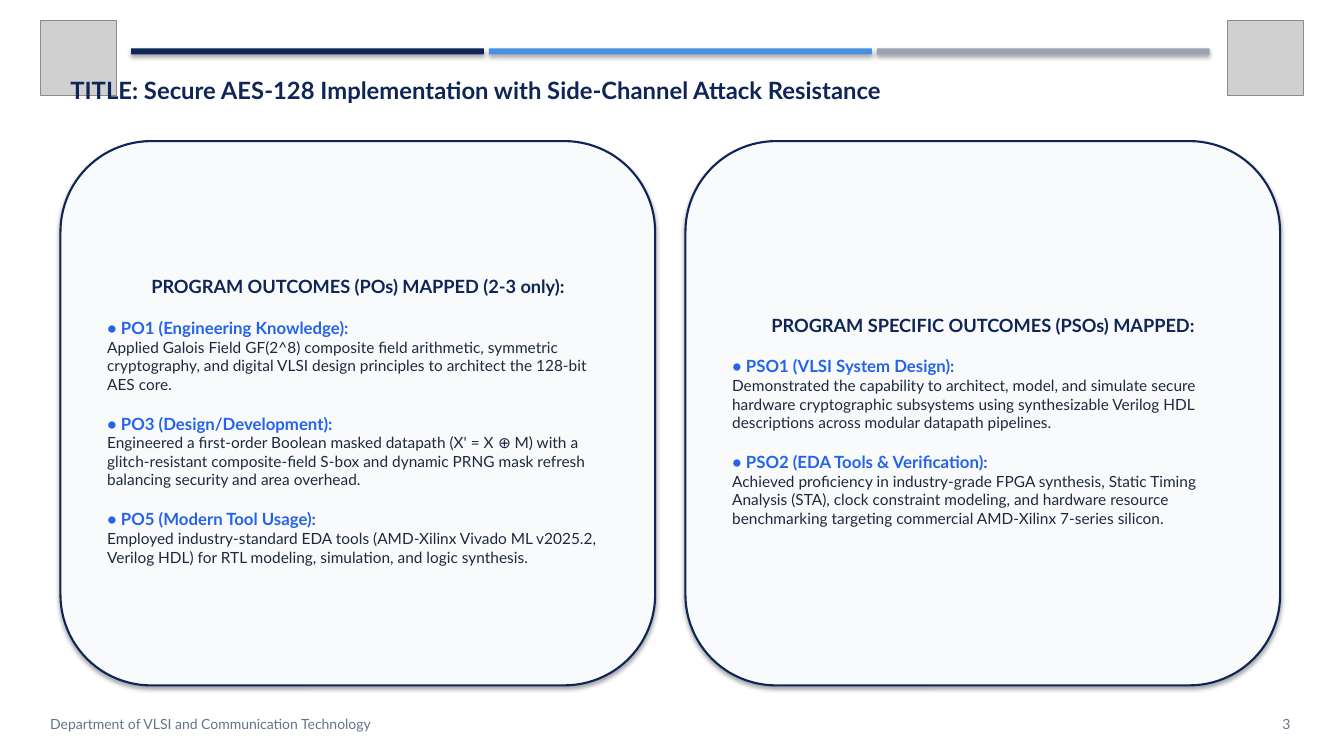
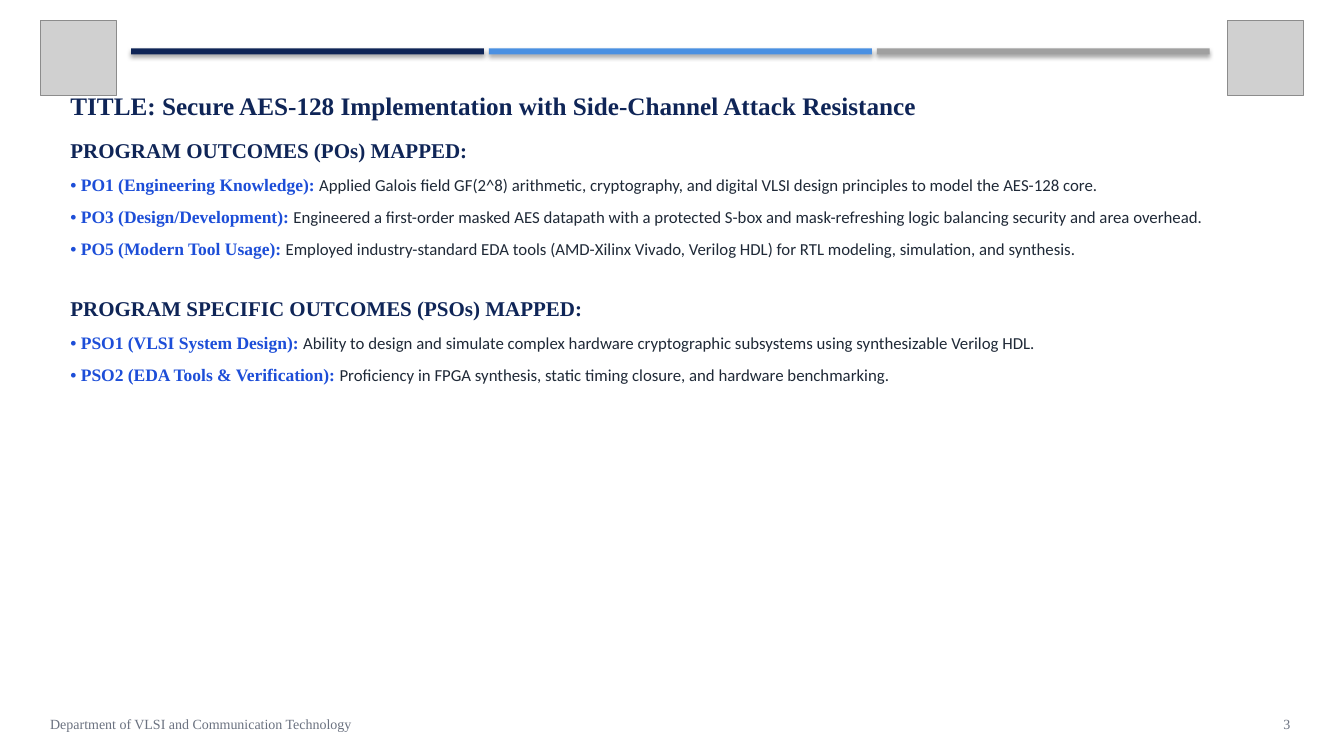
Before and after one commit to realrish29/secure-aes-128, a slide deck: slide 3 of Project_Presentation_Review_2.pptx. Drawn at 1344x756 pixels with LibreOffice and Linux fonts; fonts in the diff are those of the drawing; grey boxes stand for pictures. Boxes give left, top, right and bottom in pixels: in the first picture for what was removed or moved away, otherwise in the second. Text is boxed around its words. In the diff, an @@ line names an element or a change of style, - is before the commit and + after.

Commit message:
Update Review-2 presentation (PPTX and PDF) matching Review-1 typography and layout

```diff
--- a/Project_Presentation_Review_2.pptx
+++ b/Project_Presentation_Review_2.pptx
@@ rectangle at (x1=877, y1=48, x2=1210, y2=54): fill #9CA3AF to #A0A0A0 @@
@@ text "TITLE: Secure AES-128 Implementation with ..." moved from (x1=70, y1=78, x2=881, y2=105) to (x1=70, y1=95, x2=1202, y2=385) @@
@@ text at (x1=70, y1=95, x2=915, y2=121): size 17 to 18 pt, font Lato to Times New Roman in "TITLE: Secure AES-128 Implementation with Side-Channel Attac ..."; more space between paragraphs @@
@@ rounded rectangle removed at (x1=60, y1=141, x2=655, y2=686) @@
-PROGRAM OUTCOMES (POs) MAPPED (2-3 only):
-• PO1 (Engineering Knowledge):
-Applied Galois Field GF(2^8) composite field arithmetic, symmetric cryptography, and digital VLSI design principles to architect the 128-bit AES core.
-• PO3 (Design/Development):
-Engineered a first-order Boolean masked datapath (X' = X ⊕ M) with a glitch-resistant composite-field S-box and dynamic PRNG mask refresh balancing security and area overhead.
-• PO5 (Modern Tool Usage):
-Employed industry-standard EDA tools (AMD-Xilinx Vivado ML v2025.2, Verilog HDL) for RTL modeling, simulation, and logic synthesis.
@@ text at (x1=70, y1=143, x2=1202, y2=385): paragraphs added @@
+PROGRAM OUTCOMES (POs) MAPPED:
+• PO1 (Engineering Knowledge): Applied Galois field GF(2^8) arithmetic, cryptography, and digital VLSI design principles to model the AES-128 core.
+• PO3 (Design/Development): Engineered a first-order masked AES datapath with a protected S-box and mask-refreshing logic balancing security and area overhead.
+• PO5 (Modern Tool Usage): Employed industry-standard EDA tools (AMD-Xilinx Vivado, Verilog HDL) for RTL modeling, simulation, and synthesis.
+PROGRAM SPECIFIC OUTCOMES (PSOs) MAPPED:
+• PSO1 (VLSI System Design): Ability to design and simulate complex hardware cryptographic subsystems using synthesizable Verilog HDL.
+• PSO2 (EDA Tools & Verification): Proficiency in FPGA synthesis, static timing closure, and hardware benchmarking.
@@ rounded rectangle removed at (x1=686, y1=141, x2=1280, y2=686) @@
-PROGRAM SPECIFIC OUTCOMES (PSOs) MAPPED:
-• PSO1 (VLSI System Design):
-Demonstrated the capability to architect, model, and simulate secure hardware cryptographic subsystems using synthesizable Verilog HDL descriptions across modular datapath pipelines.
-• PSO2 (EDA Tools & Verification):
-Achieved proficiency in industry-grade FPGA synthesis, Static Timing Analysis (STA), clock constraint modeling, and hardware resource benchmarking targeting commercial AMD-Xilinx 7-series silicon.
@@ text "Department of VLSI and Communication ..." at (x1=50, y1=719, x2=352, y2=732): font Lato to Times New Roman, text colour #64748B to #6B7280 @@
@@ text "3" at (x1=1283, y1=720, x2=1290, y2=729): font Lato to Times New Roman, text colour #64748B to #6B7280 @@
```
Also in this commit, not shown: 12 other slides changed, 4 other files.
